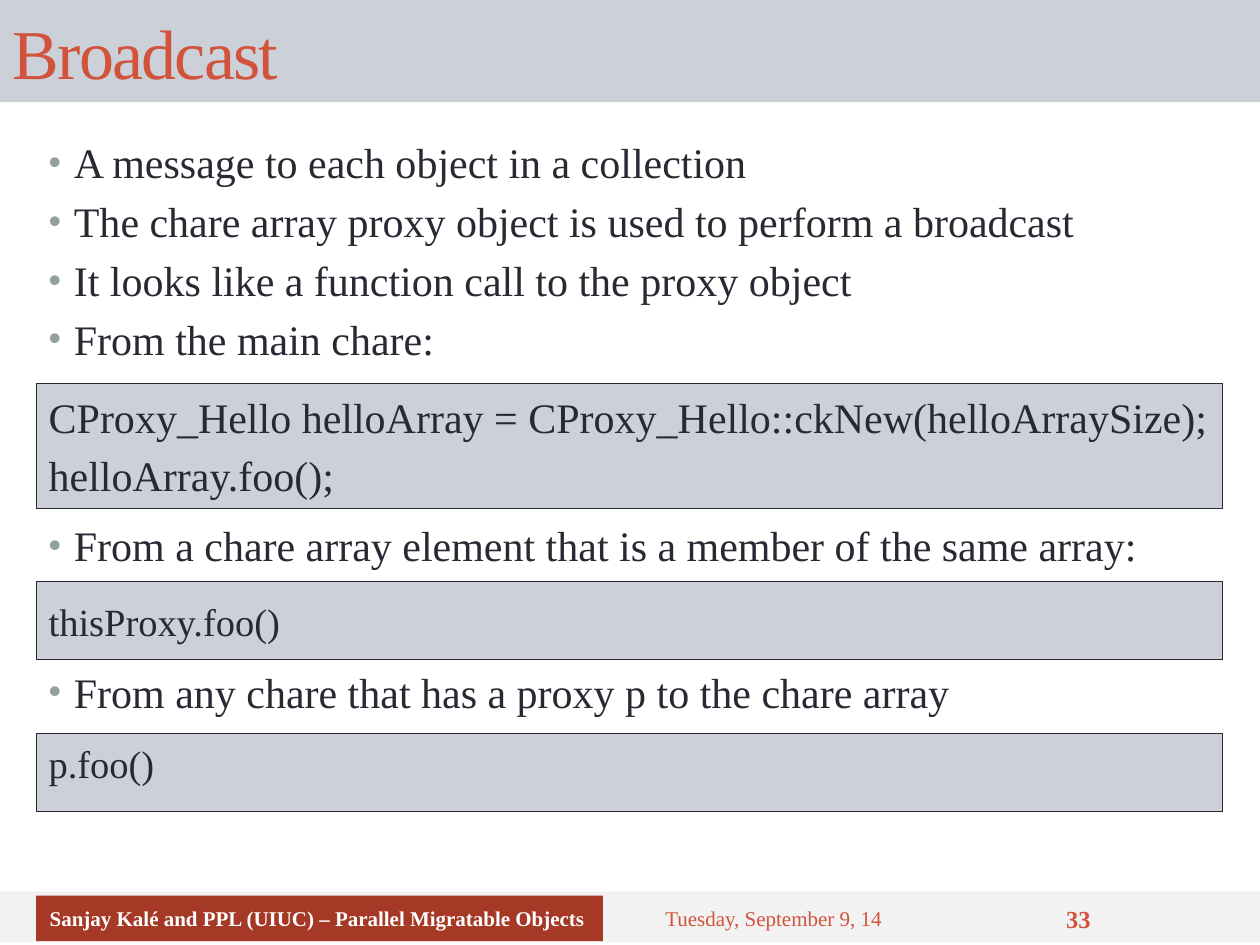
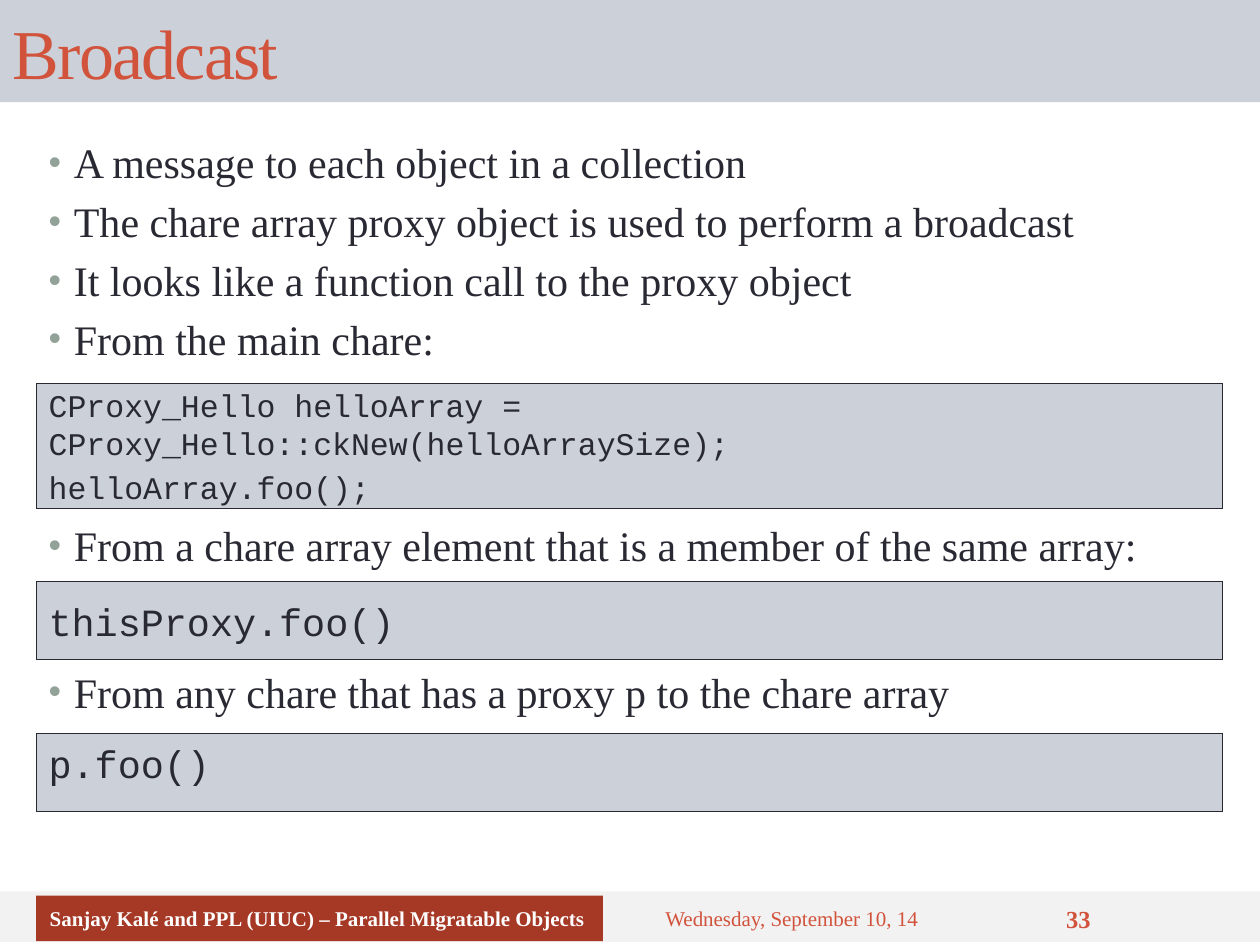
Before and after one commit to UIUC-PPL/charm_tutorial, a slide deck: slide 33 of tutorial-04-charm_basics.pptx. Drawn at 1260x945 pixels with LibreOffice and Linux fonts; fonts in the diff are those of the drawing. Boxes give left, top, right and bottom in pixels: in the first picture for what was removed or moved away, otherwise in the second. Text is boxed around its words. In the diff, an @@ line names an element or a change of style, - is before the commit and + after.

```diff
--- a/tutorial-04-charm_basics.pptx
+++ b/tutorial-04-charm_basics.pptx
@@ text "CProxy_Hello helloArray = CProxy_Hello::ckNew(helloArraySize ..." at [37, 383, 1222, 508]: size 24 to 18 pt, font Times New Roman to Courier New; less space between paragraphs @@
@@ text "thisProxy.foo()" at [37, 582, 1222, 660]: font Times New Roman to Courier New @@
@@ rectangle "p.foo()" at [37, 733, 1222, 811]: font Times New Roman to Courier New @@
@@ text at [665, 911, 918, 931]: text changed @@
-Tuesday, September 9, 14
+Wednesday, September 10, 14
```
Also in this commit, not shown: 35 other slides changed.
